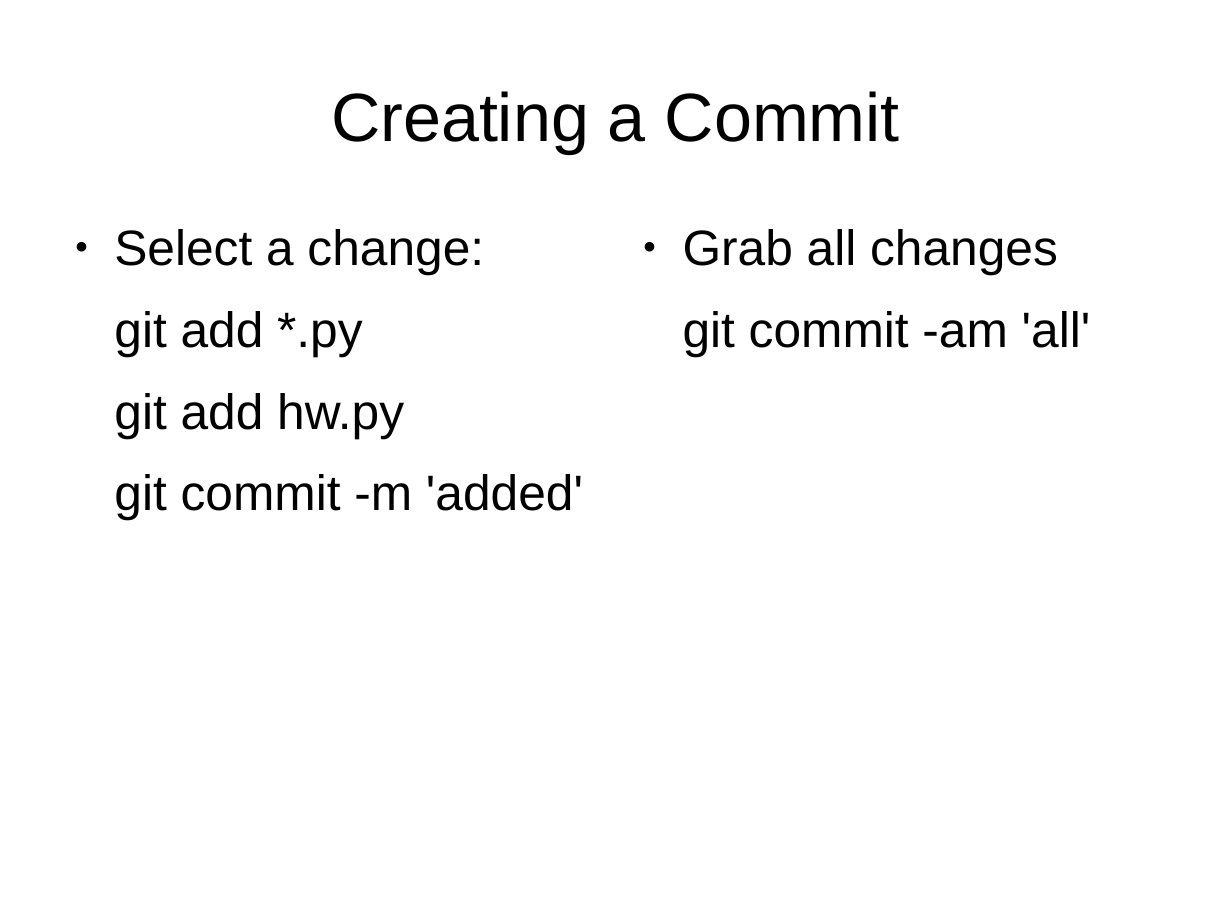
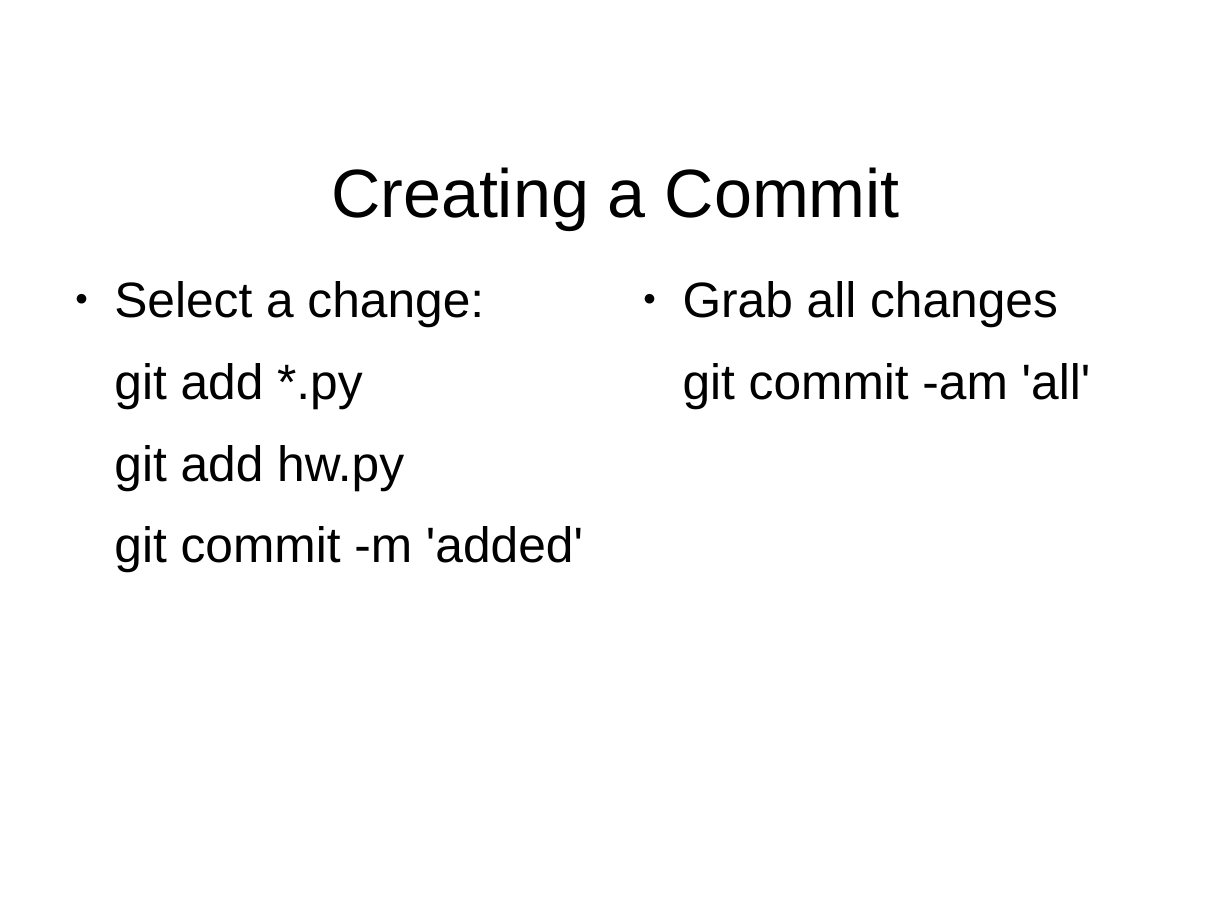
Before and after one commit to Reiuiji/Presentations, a slide deck: slide 20 of Git-Introduction/Git-Introduction.odp. Drawn at 1232x924 pixels with LibreOffice and Linux fonts; fonts in the diff are those of the drawing; background and template pictures are left out. Boxes give left, top, right and bottom in pixels: in the first picture for what was removed or moved away, otherwise in the second. Text is boxed around its words. In the diff, an @@ line names an element or a change of style, - is before the commit and + after.

```diff
--- a/Git-Introduction/Git-Introduction.odp
+++ b/Git-Introduction/Git-Introduction.odp
@@ title "Creating a Commit": place and size @@
-title "Creating a Commit" at [331, 91, 900, 153]
+title "Creating a Commit" at [331, 167, 900, 230]
@@ text "Select a change:": place and size @@
-text "Select a change:" at [114, 229, 583, 520]
+text "Select a change:" at [114, 281, 583, 572]
@@ text "Grab all changes": place and size @@
-text "Grab all changes" at [683, 229, 1091, 357]
+text "Grab all changes" at [683, 281, 1091, 409]
```
Also in this commit, not shown: 43 other slides changed.
